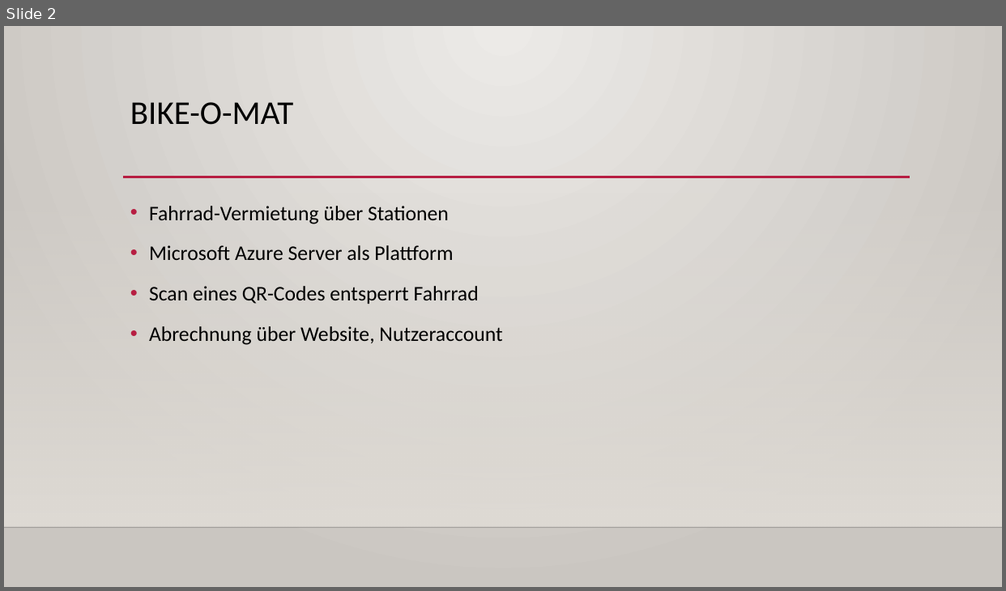
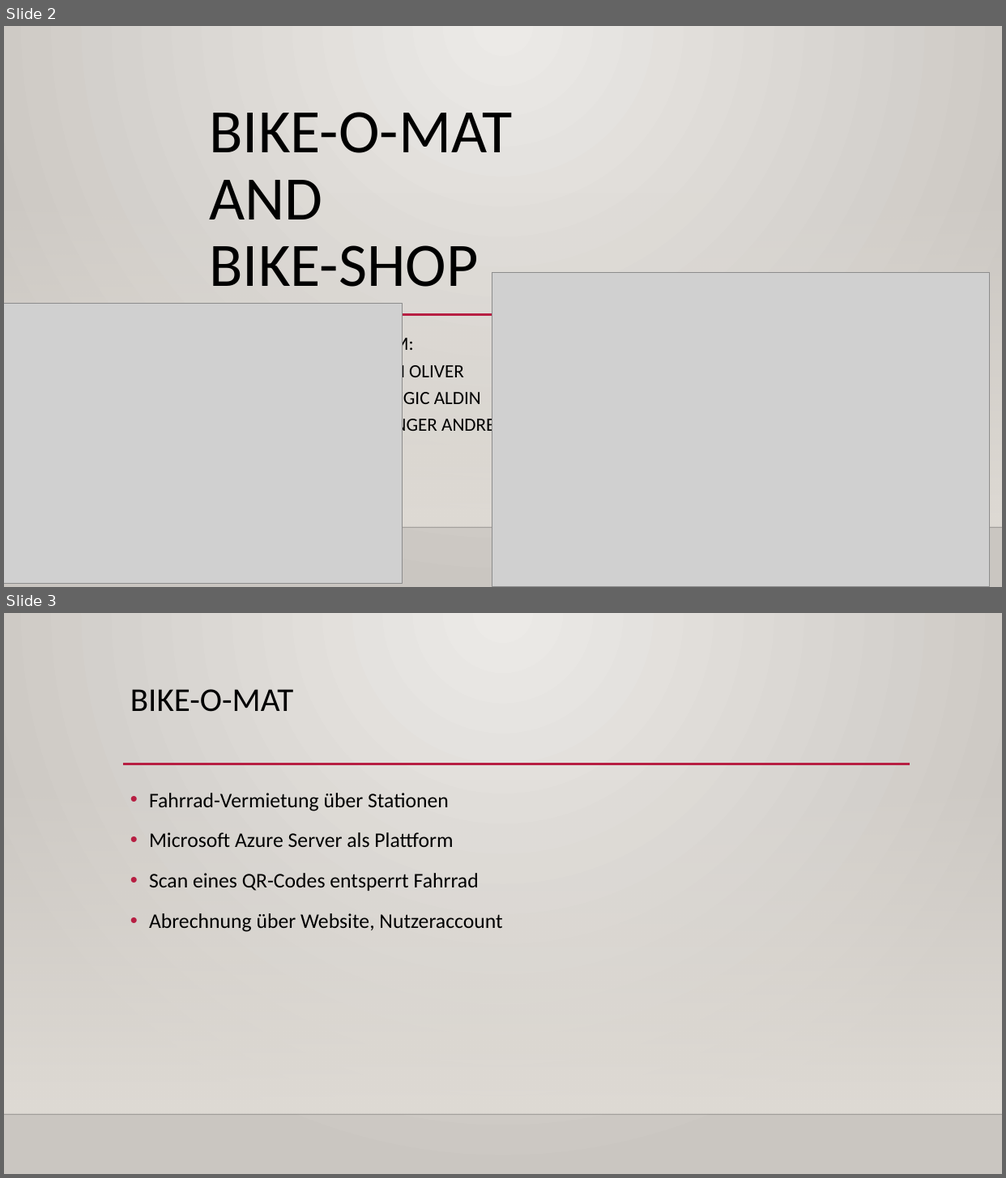
Before and after one commit to AndiSelinger/Bike-Shop, a slide deck: projectfiles/Präsentation/Bike-ShopPräsentation.pptx. Shown one above the other, each under a label of ours: slide 2 before the commit, slides 2 and 3 after it. The pictures are 1006x591 and 1006x1178 pixels, drawn with LibreOffice and Linux fonts; fonts in the diff are those of the drawing; grey boxes stand for pictures; background and template pictures are left out. Boxes give left, top, right and bottom in pixels: in the first picture for what was removed or moved away, otherwise in the second. Text is boxed around its words. In the diff, an @@ line names an element or a change of style, - is before the commit and + after.

```diff
--- a/projectfiles/Präsentation/Bike-ShopPräsentation.pptx
+++ b/projectfiles/Präsentation/Bike-ShopPräsentation.pptx
@@ slide 2 added at (4,26,1002,587), background gradient #ECEAE7 to #CAC7C1; not listed: 2 template elements that a slide beside it also shows @@
@@ title added at (210,112,513,287), 59.4 pt, text #000000 @@
+BIKE-O-MAT
+AND
+BIKE-SHOP
@@ picture added at (492,272,990,587) @@
@@ picture added at (4,304,403,584) @@
@@ line added from (202, 315) to (909, 315), #B71E42 2.5 pt @@
@@ subtitle added at (364,335,514,437), 18 pt, text #000000 @@
+TEAM:
+KERN OLIVER
+POZEGIC ALDIN
+SELINGER ANDREAS
@@ what was slide 2 is now slide 3 @@
```
Also in this commit, not shown: 2 slides changed, 1 slide removed.
